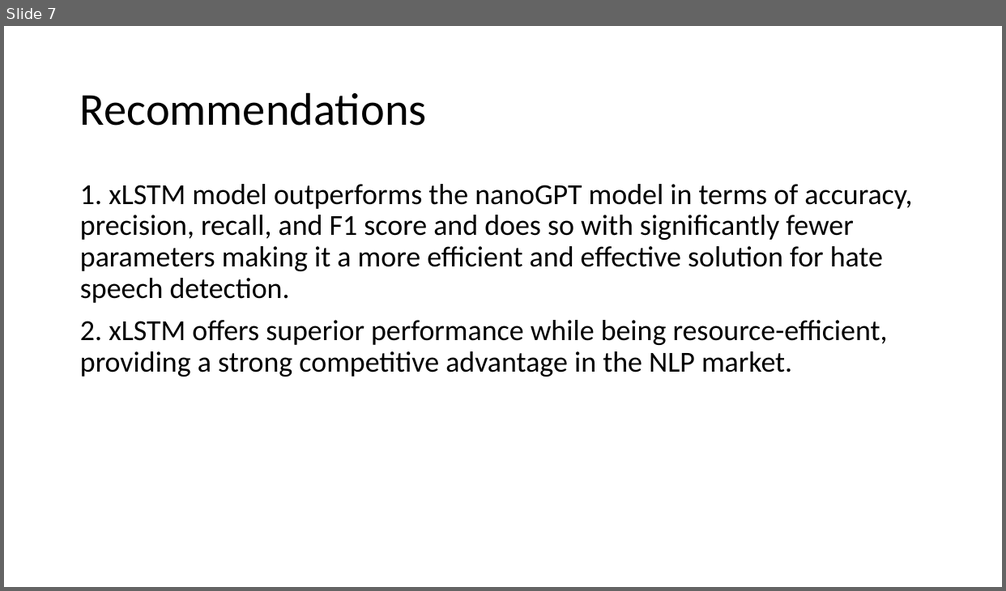
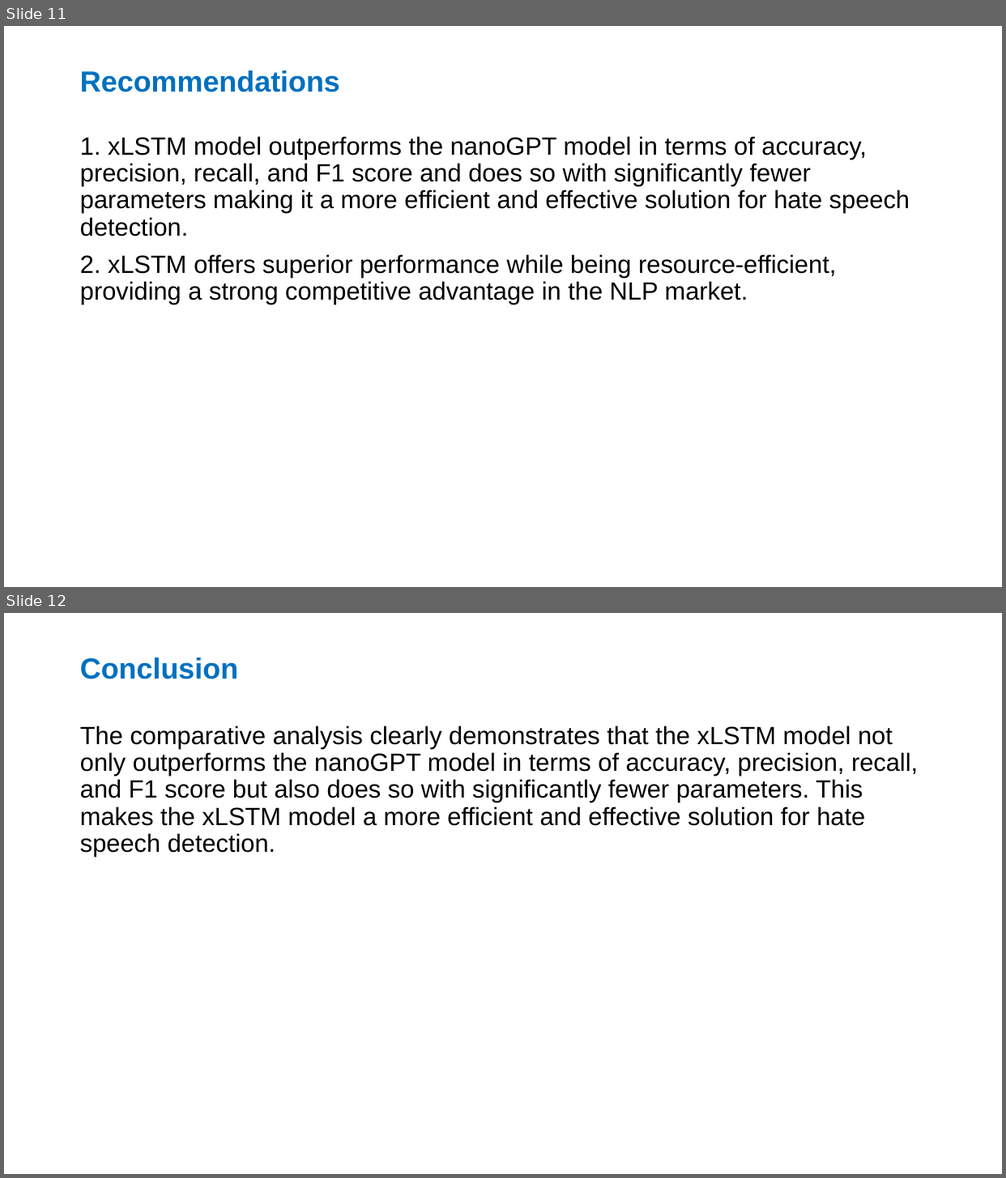
Before and after one commit to samson12193/xLSTM-Hate-Speech, a slide deck: Data Glacier Internship.pptx. Shown one above the other, each under a label of ours: slide 7 before the commit, slides 11 and 12 after it. The pictures are 1006x591 and 1006x1178 pixels, drawn with LibreOffice and Linux fonts; fonts in the diff are those of the drawing. Boxes give left, top, right and bottom in pixels: in the first picture for what was removed or moved away, otherwise in the second. Text is boxed around its words. In the diff, an @@ line names an element or a change of style, - is before the commit and + after.

```diff
--- a/Data Glacier Internship.pptx
+++ b/Data Glacier Internship.pptx
@@ slide 12 added at bbox=[4, 613, 1002, 1174], background #FFFFFF @@
@@ title added at bbox=[80, 658, 238, 679], 28 pt, text #0070C0, bold @@
+Conclusion
@@ text added at bbox=[80, 726, 918, 857], 24 pt, text #000000 @@
+The comparative analysis clearly demonstrates that the xLSTM model not only outperforms the nanoGPT model in terms of accuracy, precision, recall, and F1 score but also does so with significantly fewer parameters. This makes the xLSTM model a more efficient and effective solution for hate speech detection.
@@ what was slide 7 is now slide 11 @@
@@ slide 11 changed as well @@
@@ title "Recommendations" at bbox=[80, 71, 340, 92]: size 44 to 28 pt, font Calibri to Arial, text colour #000000 to #0070C0, bold on @@
@@ text "1. xLSTM model outperforms the ...": place and size @@
-text "1. xLSTM model outperforms the ..." at bbox=[80, 184, 912, 377]
+text "1. xLSTM model outperforms the ..." at bbox=[80, 136, 910, 304]
@@ text "1. xLSTM model outperforms the ..." at bbox=[80, 136, 910, 304]: size 28 to 24 pt, font Calibri to Arial @@
```
Also in this commit, not shown: 6 other slides changed, 6 other slides added, 1 slide removed.
